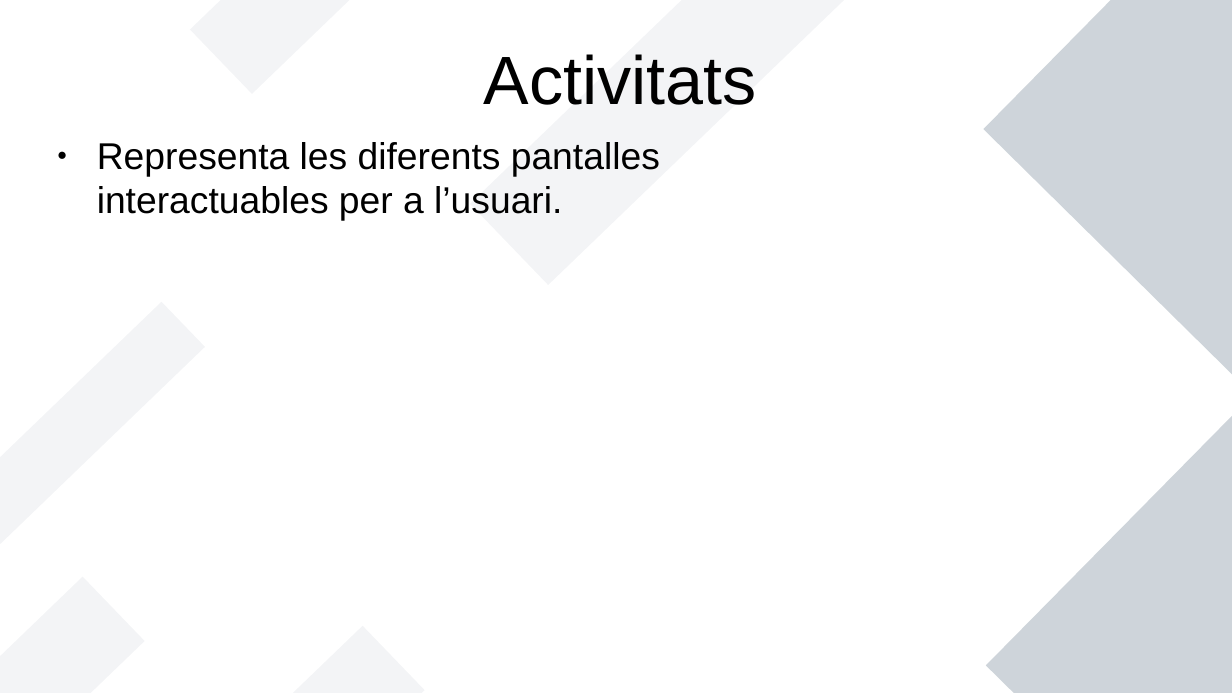
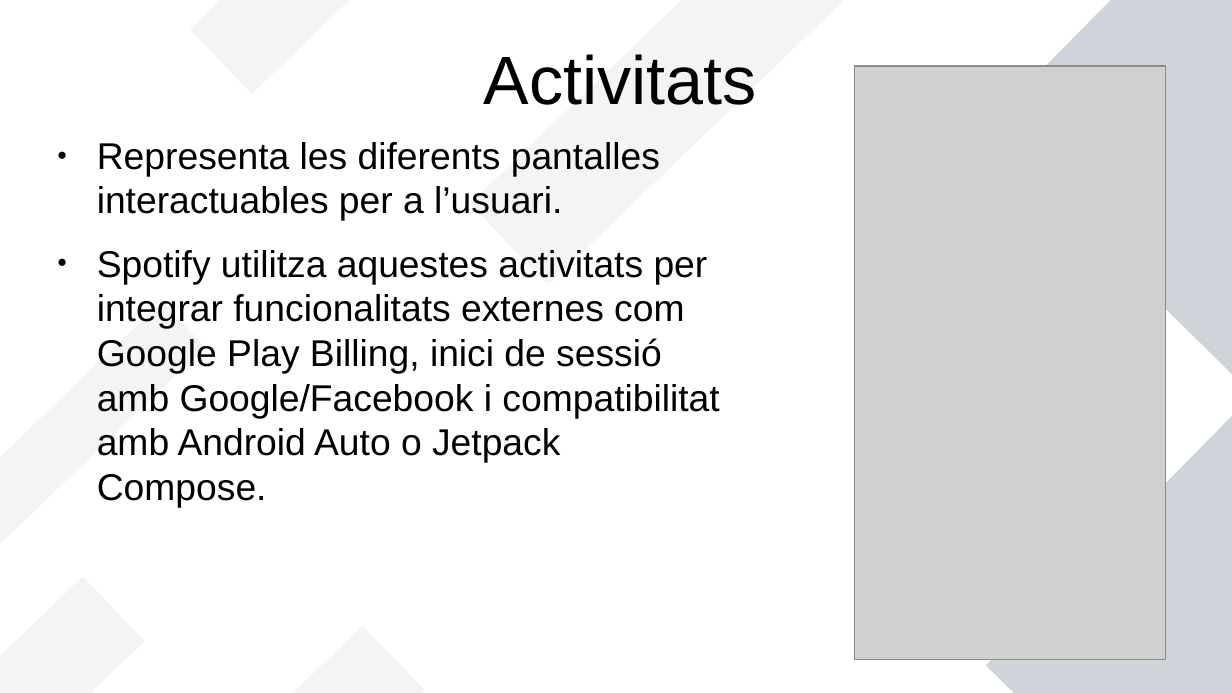
Before and after one commit to Paguita999/JonathanGuillem, a slide deck: slide 2 of Moviles/Activitat Les meues Apps/ComponentsAplicacióAndroid.odp. Drawn at 1232x693 pixels with LibreOffice and Linux fonts; fonts in the diff are those of the drawing; grey boxes stand for pictures. Boxes give left, top, right and bottom in pixels: in the first picture for what was removed or moved away, otherwise in the second. Text is boxed around its words. In the diff, an @@ line names an element or a change of style, - is before the commit and + after.

Commit message:
components android

```diff
--- a/Moviles/Activitat Les meues Apps/ComponentsAplicacióAndroid.odp
+++ b/Moviles/Activitat Les meues Apps/ComponentsAplicacióAndroid.odp
@@ picture added at (855,66,1167,660) @@
@@ text at (97,250,719,508): paragraph added @@
+● Spotify utilitza aquestes activitats per integrar funcionalitats externes com Google Play Billing, inici de sessió amb Google/Facebook i compatibilitat amb Android Auto o Jetpack Compose.
```
Also in this commit, not shown: 3 other slides changed, 2 slides added, 1 other file.
